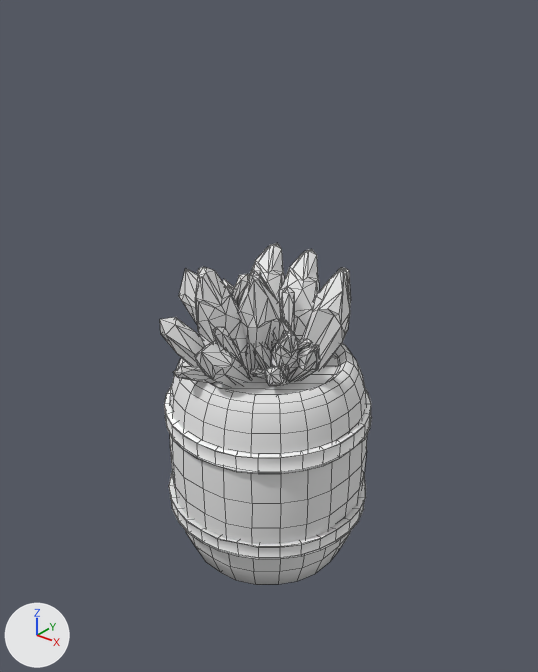
One commit to the FBX model Assets/FBX/Obstacles/Barrel.fbx: the scene before it, then after it.
Both versions are drawn from a 50 mm lens placed at (1.7, -2.12, 2.33), pointed at (0.02, -0.01, 1.03). Arrows for +X, +Y and +Z are at lower left; the lights stay in place. The older version comes first. Mesh edges are drawn as thin lines. Where no turn or scale is listed for an object, it has been applied to the vertices.

The older version as bpy lines, for what is in view:
```python
me_barrel = bpy.data.meshes.new('Barrel')
me_barrel.from_pydata(...)  # 897 vertices, 894 faces; spans x -0.44..0.44, y -0.432..0.434, z 0.014..0.932
# faces by material slot: [382, 512]
me_barrel.materials.append(mat_logmat)  # white #e7e7e7
me_barrel.materials.append(mat_rockmat)  # white #ffffff
me_barrelcrystals = bpy.data.meshes.new('BarrelCrystals')
me_barrelcrystals.from_pydata(...)  # 1036 vertices, 1920 faces; spans x -0.382..0.322, y -0.441..0.371, z 0.724..1.387
ob_barrel = bpy.data.objects.new('Barrel', me_barrel)
ob_barrel.location = (0.0, 0.0, 0.0)
ob_barrelcrystals = bpy.data.objects.new('BarrelCrystals', me_barrelcrystals)
ob_barrelcrystals.location = (0.0, 0.0, 0.0)
```
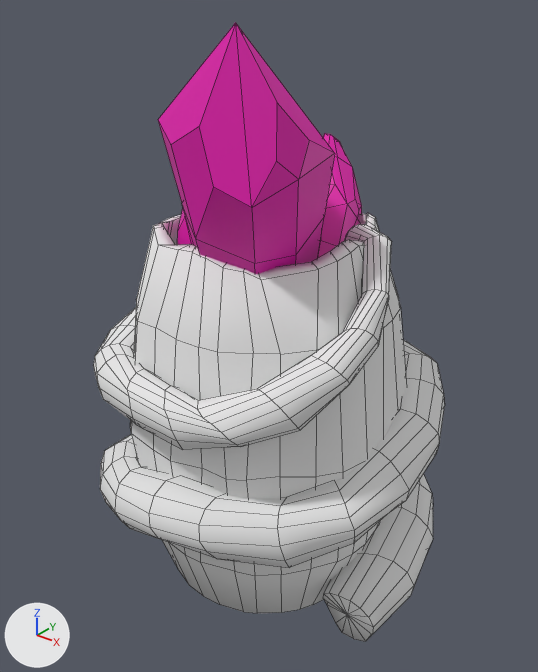
Changed parts and their boxes [x1, y1, x2, y2] in the pictures (538 x 672 px):
'BarrelVine', added: after [93, 224, 445, 642]
'BarrelBody', added: after [130, 213, 407, 613]
'BarrelCrystals', reshaped, recoloured: before [160, 243, 351, 387]; after [158, 22, 362, 274]
'Barrel', deleted: before [164, 343, 372, 585]
    faces in mat_logmat (white #e7e7e7): [170, 343, 367, 585]
    faces in mat_rockmat (white #ffffff): [164, 387, 372, 559]
part 1 of me_barrelcrystals, deleted: before [160, 243, 351, 387]
part 2 of me_barrelcrystals, built on (pink): after [158, 22, 362, 274]

The edits, one by one:
Material 'Material' (mat_material) is new.
Its base color is (0.8, 0.00368, 0.436) (pink #e70cb0).
Material 'LogRedMat' (mat_logredmat) is new.
Its base color is (0.8, 0.8, 0.8) (white #e7e7e7).
Its roughness is 1.0.
me_barrelcrystals is used by ob_barrelcrystals; location (0.0, 0.0, 0.0).
me_barrelcrystals had 1036 vertices, 1920 faces and spanned x -0.382..0.322, y -0.441..0.371, z 0.724..1.387.
me_barrelcrystals now has 163 vertices, 170 faces and spans x -0.392..0.394, y -0.5..0.372, z 0.716..2.211.
me_barrelcrystals part 1: 31 loose pieces with 1016 vertices, spanning x -0.382..0.322, y -0.441..0.371, z 0.724..1.387, are deleted.
Part 2, on me_barrelcrystals:
20 vertices are removed from x -0.211..0.089, y -0.04..0.191, z 0.731..1.136.
36 faces are deleted.
163 vertices are added at x -0.392..0.394, y -0.5..0.372, z 0.716..2.211.
170 new faces join them.
me_barrelcrystals gains material mat_material (pink #e70cb0).
Mesh me_barrelbody is new.
It has 320 vertices, 320 faces and spans x -0.57..0.56, y -0.57..0.57, z -0.06..1.53.
It uses material mat_logredmat (white #e7e7e7).
Mesh me_barrelvine is new.
It has 632 vertices, 644 faces and spans x -0.71..0.73, y -0.73..0.74, z -0.09..1.52.
It uses material mat_logmat (white #e7e7e7).
Object 'Barrel' (ob_barrel) is deleted.
Object 'BarrelBody' (ob_barrelbody) is new; it shows me_barrelbody.
Its location is (0.0, 0.0, 0.0).
Object 'BarrelVine' (ob_barrelvine) is new; it shows me_barrelvine.
Its location is (0.0, 0.0, 0.0).
